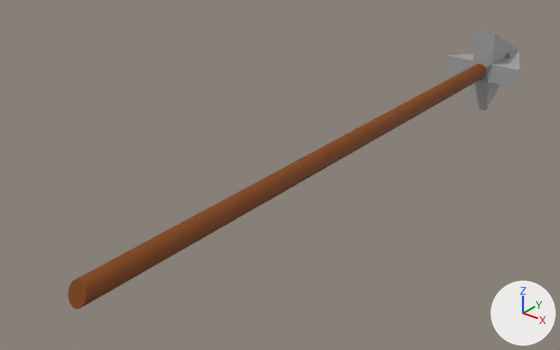
An edit to the FBX model VehicularJousting/Assets/Lance_Targets/Lance.fbx, drawn before and after from the same camera.
The view is the same before and after, from a 50 mm camera at (8.63, -14.66, 6.87) aimed at (-1.28, -2.28, -0.8). Every picture has the same lights, and +X, +Y and +Z are marked at lower right. Where no turn or scale is listed for an object, it has been applied to the vertices.
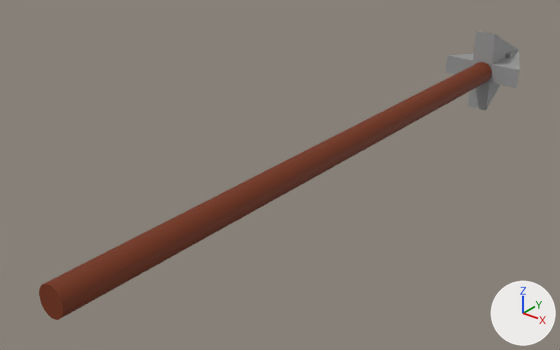
Boxes (x1, y1, x2, y2) around the edits, measured in the pictures (560 x 350 px):
'Cylinder', added (brown)
    after: (39, 62, 492, 320)
part 1 of me_cube, deleted (brown)
    before: (68, 64, 486, 309)
part 2 of me_cube, recoloured
    both: (450, 57, 501, 109)

The change, as a diff of the scene's bpy script:
```diff
--- a/VehicularJousting/Assets/Lance_Targets/Lance.fbx.py
+++ b/VehicularJousting/Assets/Lance_Targets/Lance.fbx.py
@@ mat_material_002 @@
 mat_material_002 = principled_material('Material.002')
-mat_material_002.base_color = (0.217, 0.0514, 0.0)  # brown #804000
+mat_material_002.base_color = (0.33, 0.33, 0.33)  # grey #9b9b9b
 mat_material_002.roughness = 0.69
@@ mat_material_003 @@
 mat_material_003 = principled_material('Material.003')
-mat_material_003.base_color = (0.383, 0.383, 0.383)  # grey #a6a6a6
+mat_material_003.base_color = (0.174, 0.0262, 0.00133)  # brown #742d04
 mat_material_003.roughness = 0.69
@@ me_cube @@
 # used by ob_cube; location = (0.0, 0.0, 0.0)
-me_cube.from_pydata(...)  # 81 vertices, 55 faces; spans x -1.1..1.1, y -8.9..7.7, z -1.1..1.1
+me_cube.from_pydata(...)  # 35 vertices, 21 faces; spans x -1.1..1.1, y 5.1..7.7, z -1.1..1.1
+# me_cube part 1
+# 46 vertices are removed from x -0.3..0.2, y -8.9..5.3, z -0.2..0.2
+# 34 faces are deleted
+# me_cube part 2: 20 faces spanning x -1.1..1.1, y 5.1..7.7, z -1.1..1.1 switch from mat_material_003 (grey #a6a6a6) to mat_material_002 (grey #9b9b9b)
@@ me_cylinder @@
+me_cylinder.from_pydata(...)  # 64 vertices, 34 faces; spans x -0.46..0.29, y -7.15..7.33, z -0.29..0.37
+me_cylinder.materials.append(mat_material_003)  # brown #742d04
@@ ob_cylinder @@
+ob_cylinder = bpy.data.objects.new('Cylinder', me_cylinder)
+ob_cylinder.location = (0.04, -2.09, -0.02)
```
